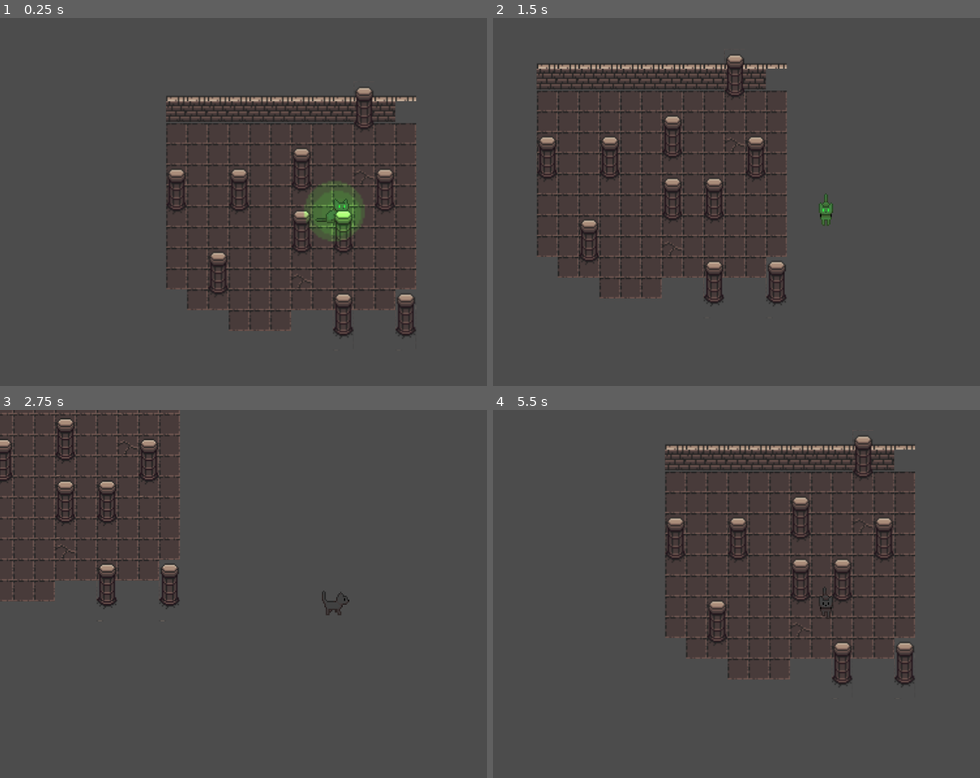
Above: before the commit, frames 1-4 (two rows, left to right).
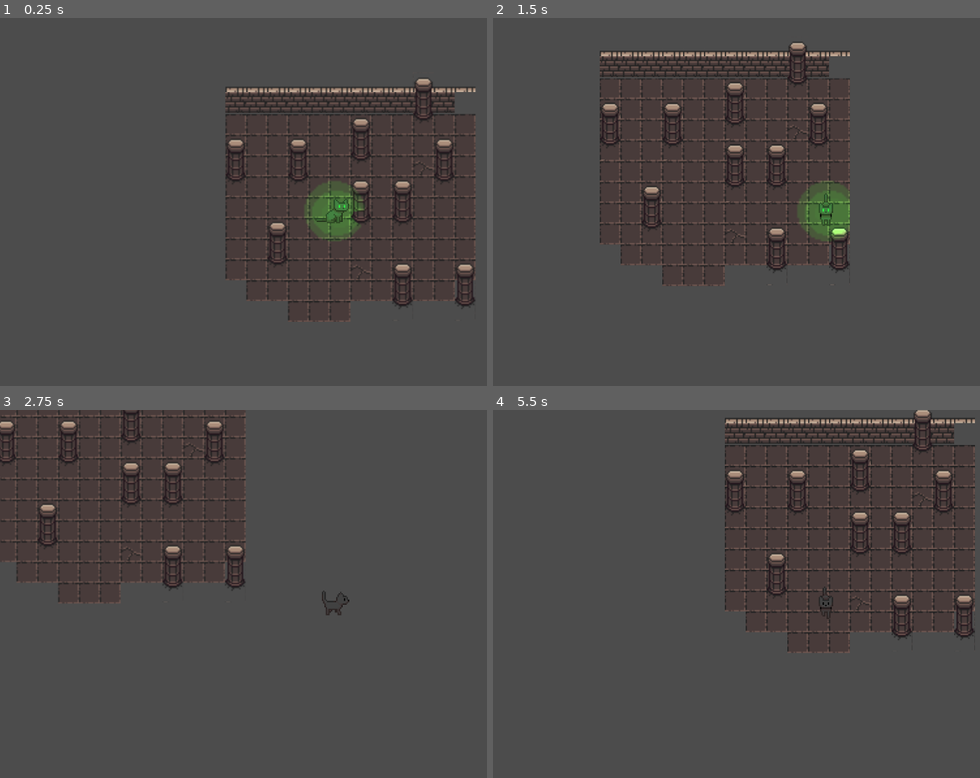
Above: after the commit, the same moments.

Repository: GaytisticDisaster/BABY
Game: Godot game, scene res://Game.tscn
Same seed, same stepped clock (60 frames per second), same inputs: the game is played once before the commit and once after it.
Inputs:
- Up to frame 1 (0.25 s): no input
- Up to frame 2 (1.5 s): tap Enter at 0.5 s; hold D (right) 0.53-1.28 s; hold Space (blink) 0.53-1.28 s; hold S (down) from 1.28 s (still down); tap Space (blink) at 1.35 s
- Up to frame 3 (2.75 s): release S (down) at 2.03 s; hold D (right) from 2.03 s (still down); hold Space (blink) from 2.03 s (still down)
- Up to frame 4 (5.5 s): release D (right) at 2.78 s; release Space (blink) at 2.78 s; hold W (up) 2.78-3.53 s; tap Space (blink) at 2.85, 4.35 s; hold Space (blink) 3.53-4.28 s; hold A (left) 3.53-5.03 s; hold S (down) from 5.03 s (still down); hold Space (blink) from 5.03 s (still down)

The runs differ from the first frame. In frame 1, 11% of the frame differs, in the area x 34-98%, y 16-88%; in frame 2, 11%; in frame 3, 6.4%; in frame 4, 12%, in the area x 35-99%, y 0-75%.

Commit message:
Center pillars to have baby hide behind them without clipping issues.

Diff:
--- a/src/Game.tscn
+++ b/src/Game.tscn
@@ -641,8 +641,11 @@
 [node name="Decoration" type="TileMap" parent="YSort"]
 tile_set = SubResource( 11 )
 cell_size = Vector2( 16, 16 )
+cell_tile_origin = 2
+show_collision = true
+centered_textures = true
 format = 1
 tile_data = PoolIntArray( -393221, 17, 0, -393220, 17, 0, -393219, 17, 0, -393218, 17, 0, -393217, 17, 0, -458752, 17,  …(405 unchanged characters)…
 
 [node name="BABY" parent="YSort" instance=ExtResource( 1 )]
-position = Vector2( 48.5, -10 )
+position = Vector2( 3, -3 )
